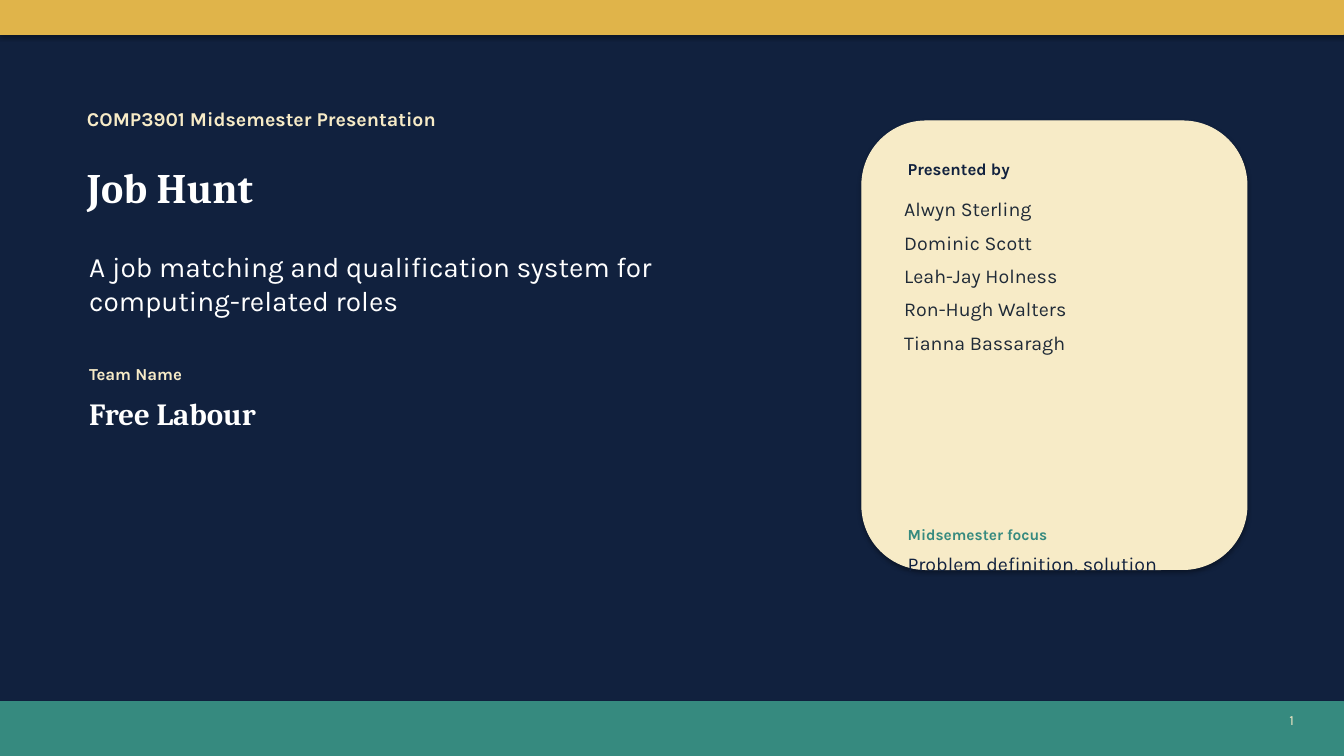
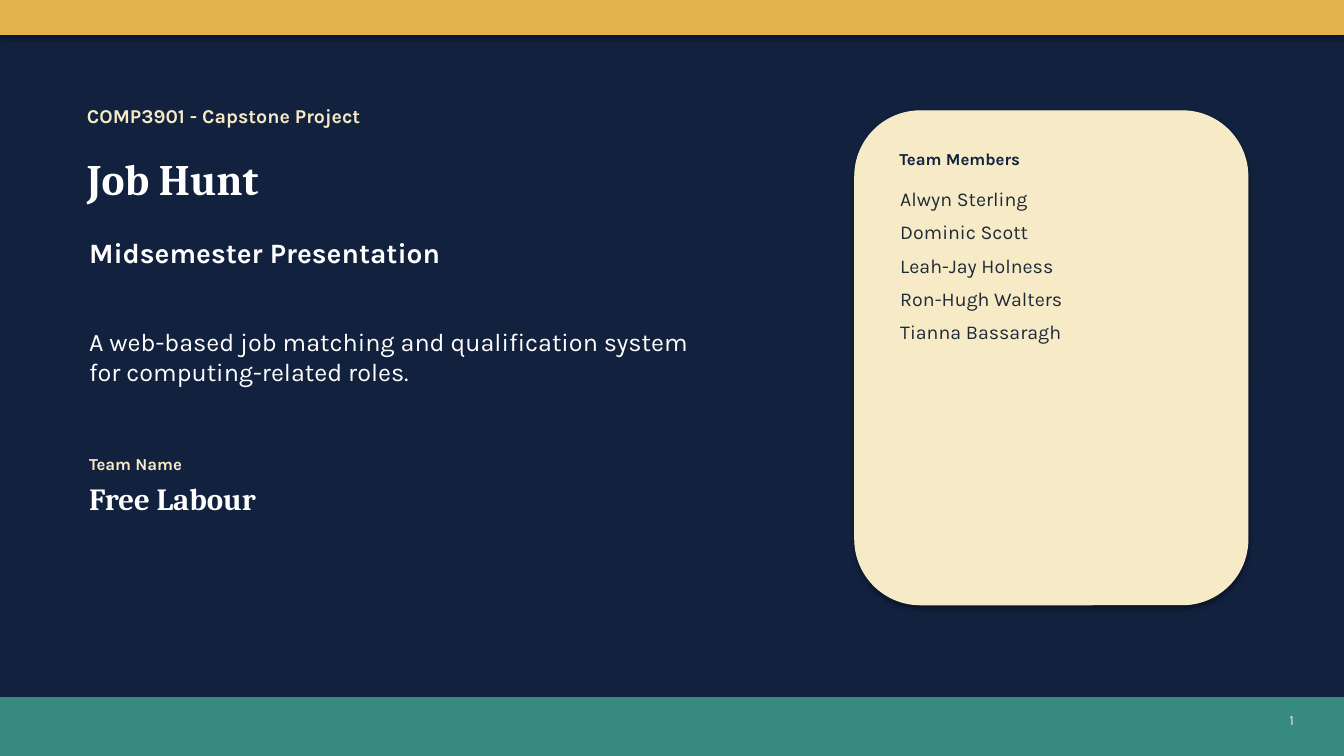
Before and after one commit to TiannaBassaragh/Capstone-Job-Matching-System, a slide deck: slide 1 of docs/job-hunt-midsemester-presentation.pptx. Drawn at 1344x756 pixels with LibreOffice and Linux fonts; fonts in the diff are those of the drawing. Boxes give left, top, right and bottom in pixels: in the first picture for what was removed or moved away, otherwise in the second. Text is boxed around its words. In the diff, an @@ line names an element or a change of style, - is before the commit and + after.

Commit message:
Midsem presentation and doc + modelling updates

```diff
--- a/docs/job-hunt-midsemester-presentation.pptx
+++ b/docs/job-hunt-midsemester-presentation.pptx
@@ text added at (x1=87, y1=109, x2=360, y2=128), 14 pt, text #F7EBC7, bold @@
+COMP3901 - Capstone Project
@@ rounded rectangle resized from (x1=862, y1=121, x2=1247, y2=570) to (x1=855, y1=111, x2=1248, y2=605) @@
@@ text "Job Hunt" moved from (x1=87, y1=174, x2=253, y2=212) to (x1=87, y1=165, x2=259, y2=205) @@
@@ text "Job Hunt" at (x1=87, y1=165, x2=259, y2=205): size 30 to 31 pt @@
@@ text added at (x1=899, y1=153, x2=1020, y2=166), 12 pt, text #11213E, bold @@
+Team Members
@@ text removed at (x1=908, y1=163, x2=1010, y2=180) @@
-Presented by
@@ text "Alwyn Sterling" moved from (x1=904, y1=202, x2=1066, y2=355) to (x1=900, y1=192, x2=1062, y2=344) @@
@@ text at (x1=89, y1=243, x2=440, y2=264): text changed; size 14 to 20 pt; text colour #F7EBC7 to #FFFFFF @@
-COMP3901 Midsemester Presentation
+Midsemester Presentation
@@ text at (x1=89, y1=333, x2=688, y2=387): text changed; size 20 to 18 pt @@
-A job matching and qualification system for computing-related roles
+A web-based job matching and qualification system for computing-related roles.
@@ text "Team Name" moved from (x1=89, y1=369, x2=182, y2=381) to (x1=89, y1=459, x2=182, y2=471) @@
@@ text "Free Labour" moved from (x1=89, y1=403, x2=256, y2=426) to (x1=89, y1=488, x2=256, y2=511) @@
@@ text removed at (x1=908, y1=529, x2=1047, y2=540) @@
-Midsemester focus
@@ text removed at (x1=908, y1=557, x2=1157, y2=577) @@
-Problem definition, solution approach, scope, and progress to date
@@ rectangle resized from (x1=0, y1=702, x2=1344, y2=756) to (x1=0, y1=698, x2=1344, y2=756) @@
```
Also in this commit, not shown: 2 other slides changed, 9 slides added, 7 slides removed, 16 other files.
